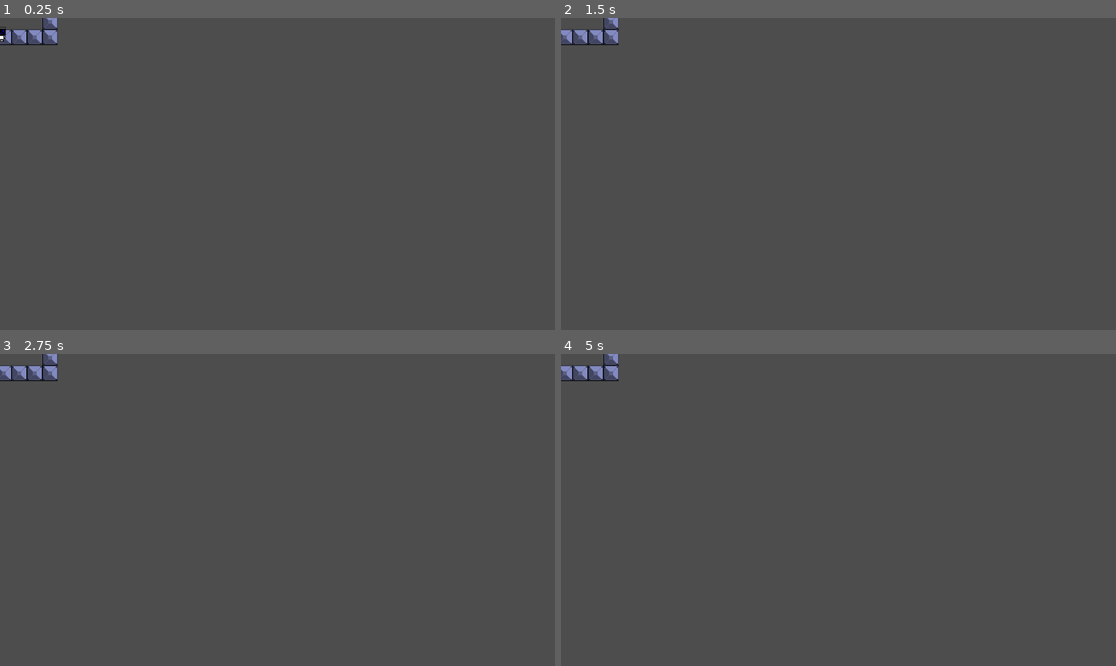
Above: before the commit, frames 1-4 (two rows, left to right).
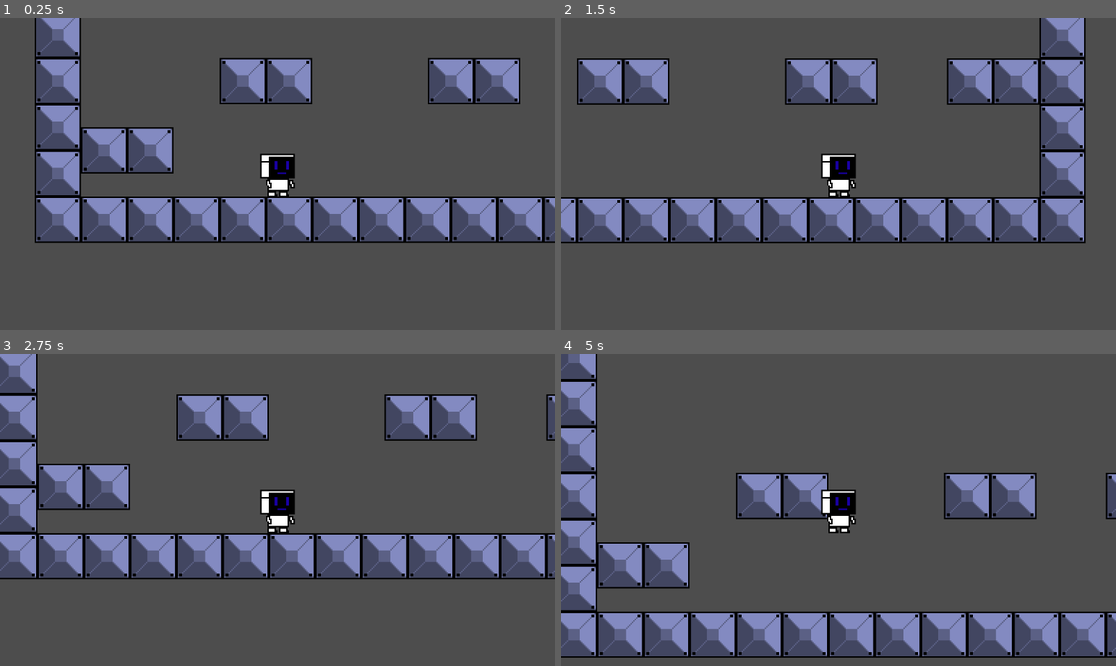
Above: after the commit, the same moments.

Repository: DanielKuhnDeAraujo/Robozin
Game: Godot game, scene res://scenes/jogo.tscn
Same seed, same stepped clock (60 frames per second), same inputs: the game is played once before the commit and once after it.
Inputs:
- Up to frame 1 (0.25 s): no input
- Up to frame 2 (1.5 s): hold D (andar_direita) from 0.53 s (still down); tap Space (pulo) at 0.6, 0.77, 1.07, 1.35 s
- Up to frame 3 (2.75 s): tap Space (pulo) at 1.52, 1.82, 2.1 s; release D (andar_direita) at 2.03 s; hold A (andar_esquerda) from 2.03 s (still down)
- Up to frame 4 (5 s): release A (andar_esquerda) at 2.78 s; hold D (andar_direita) 2.78-4.28 s; tap Space (pulo) at 2.85, 3.02, 3.32, 3.6, 3.77, 4.07, 4.35, 4.52, 4.82 s; hold A (andar_esquerda) from 4.28 s (still down)

The runs differ from the first frame. In frame 1, 17% of the frame differs, in the area x 0-100%, y 0-73%; in frame 2, 18%; in frame 3, 18%; in frame 4, 19%, in the area x 0-100%, y 0-98%.

Commit message:
colisão no tileset temporário e no robozin

Diff:
--- a/scenes/jogo.tscn
+++ b/scenes/jogo.tscn
@@ -7,15 +7,22 @@
 texture = ExtResource("1_wshno")
 0:0/size_in_atlas = Vector2i(2, 2)
 0:0/0 = 0
+0:0/0/physics_layer_0/linear_velocity = Vector2(0, 0)
+0:0/0/physics_layer_0/angular_velocity = 0.0
+0:0/0/physics_layer_0/polygon_0/points = PackedVector2Array(-15.8215, -15.8215, 15.9983, -15.8215, 15.9983, 15.9983, -15.9983, 15.9983)
 
 [sub_resource type="TileSet" id="TileSet_cdeic"]
+physics_layer_0/collision_layer = 1
 sources/0 = SubResource("TileSetAtlasSource_75ull")
 
 [node name="game" type="Node2D"]
 
-[node name="TileMap" type="TileMap" parent="."]
+[node name="tilemap" type="TileMap" parent="."]
 tile_set = SubResource("TileSet_cdeic")
 format = 2
-layer_0/tile_data = PackedInt32Array(131072, 0, 0, 131074, 0, 0, 131076, 0, 0, 131078, 0, 0, 196606, 0, 0, 196604, 0, 0, 196602, 0, 0, 65530, 0, 0, -65542, 0, 0, -196614, 0, 0, -327686, 0, 0, -327684, 0, 0, -327682, 0, 0, -393216, 0, 0, -393214, 0, 0, -393212, 0, 0, -393210, 0, 0, -262138, 0, 0, -131066, 0, 0, 6, 0, 0)
+layer_0/tile_data = PackedInt32Array(131072, 0, 0, 131074, 0, 0, 131076, 0, 0, 131078, 0, 0, 196606, 0, 0, 196604, 0, 0, 196602, 0, 0, 196600, 0, 0, 196598, 0, 0, 65526, 0, 0, -65546, 0, 0, -196618, 0, 0, -327690, 0, 0, -458762, 0, 0, -524270, 0, 0, -393198, 0, 0, -262126, 0, 0, -131054, 0, 0, 18, 0, 0, 131090, 0, 0, 131088, 0, 0, 131086, 0, 0, 131084, 0, 0, 131082, 0, 0, 131080, 0, 0, -8, 0, 0, -6, 0, 0, -196610, 0, 0, -262144, 0, 0, -262137, 0, 0, -262135, 0, 0, -262130, 0, 0, -262128, 0, 0, -720906, 0, 0, -589834, 0, 0, -720904, 0, 0, -720903, 0, 0, -720902, 0, 0, -720901, 0, 0, -720900, 0, 0, -720899, 0, 0, -720898, 0, 0, -720897, 0, 0, -786432, 0, 0, -786431, 0, 0, -786430, 0, 0, -786429, 0, 0, -786428, 0, 0, -786427, 0, 0, -786426, 0, 0, -786425, 0, 0, -786424, 0, 0, -786423, 0, 0, -786422, 0, 0, -786421, 0, 0, -786420, 0, 0, -786419, 0, 0, -786418, 0, 0, -786417, 0, 0, -786416, 0, 0, -786415, 0, 0, -786414, 0, 0, -720878, 0, 0, -655342, 0, 0)
 
 [node name="Protag" parent="." instance=ExtResource("3_5lef6")]
+
+[node name="camera" type="Camera2D" parent="Protag"]
+zoom = Vector2(3, 3)
--- a/scenes/protag.gd
+++ b/scenes/protag.gd
@@ -3,7 +3,7 @@
 
 const SPEED = 300.0
 const JUMP_VELOCITY = -400.0
-
+var pulo_inicial: int = -100
 # Get the gravity from the project settings to be synced with RigidBody nodes.
 var gravity = ProjectSettings.get_setting("physics/2d/default_gravity")
 
--- a/scenes/protag.tscn
+++ b/scenes/protag.tscn
@@ -15,3 +15,7 @@
 [node name="CollisionShape2D" type="CollisionShape2D" parent="."]
 position = Vector2(0.5, 3)
 shape = SubResource("RectangleShape2D_kwxdc")
+
+[node name="Timer" type="Timer" parent="."]
+wait_time = 0.5
+one_shot = true
